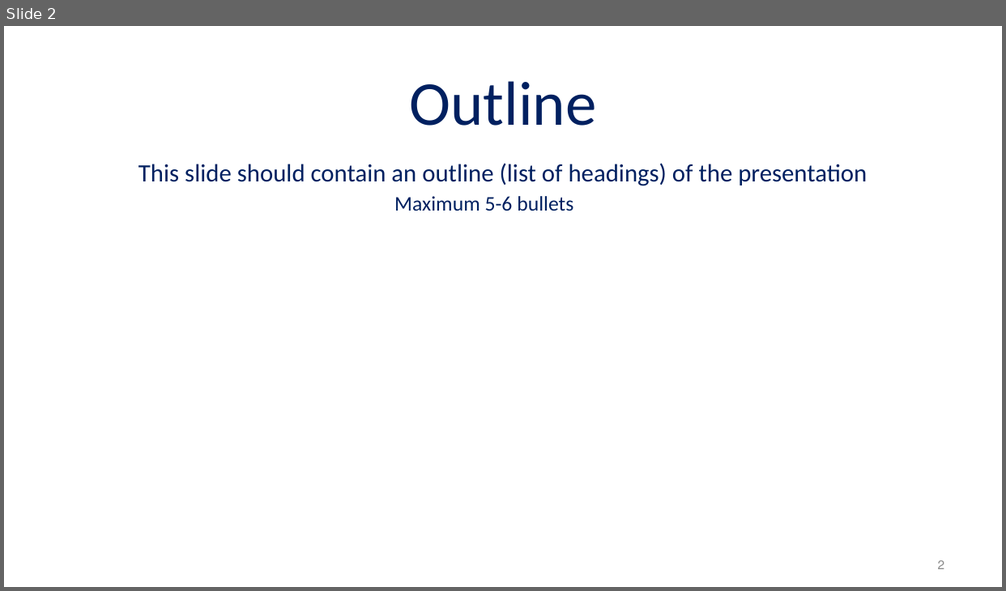
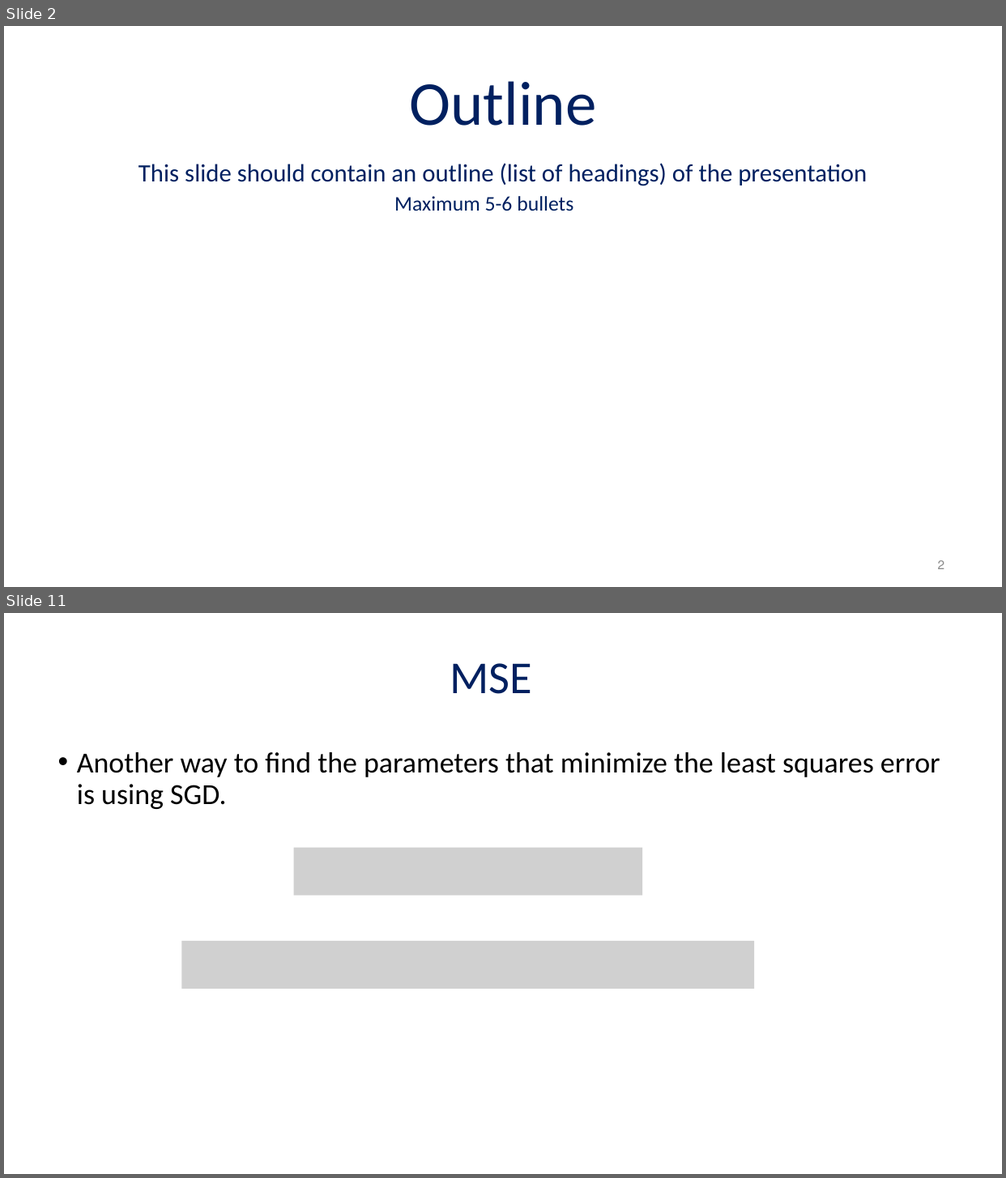
Before and after one commit to AdirCN/DPD, a slide deck: documents/Final Presentation.pptx. Shown one above the other, each under a label of ours: slide 2 before the commit, slides 2 and 11 after it; the slides between them are not shown. The pictures are 1006x591 and 1006x1178 pixels, drawn with LibreOffice and Linux fonts; fonts in the diff are those of the drawing; grey boxes stand for pictures. Boxes give left, top, right and bottom in pixels: in the first picture for what was removed or moved away, otherwise in the second. Text is boxed around its words. In the diff, an @@ line names an element or a change of style, - is before the commit and + after.

```diff
--- a/documents/Final Presentation.pptx
+++ b/documents/Final Presentation.pptx
@@ slide 11 added at bbox=[4, 613, 1002, 1174], background #FFFFFF @@
@@ text added at bbox=[450, 663, 533, 694], 44 pt, text #002060 @@
+MSE
@@ text added at bbox=[77, 752, 940, 809], 28 pt, text #000000 @@
+• Another way to find the parameters that minimize the least squares error is using SGD.
@@ picture added at bbox=[294, 847, 642, 895] @@
@@ picture added at bbox=[182, 941, 755, 989] @@
```
Also in this commit, not shown: 1 slide changed, 23 other slides added, 1 slide removed, 1 other file.
